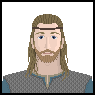
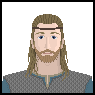
Revision of a layered 95 x 95 image; what changed, layer by layer:
painted on "Background" over <box>28,32,68,59</box>
